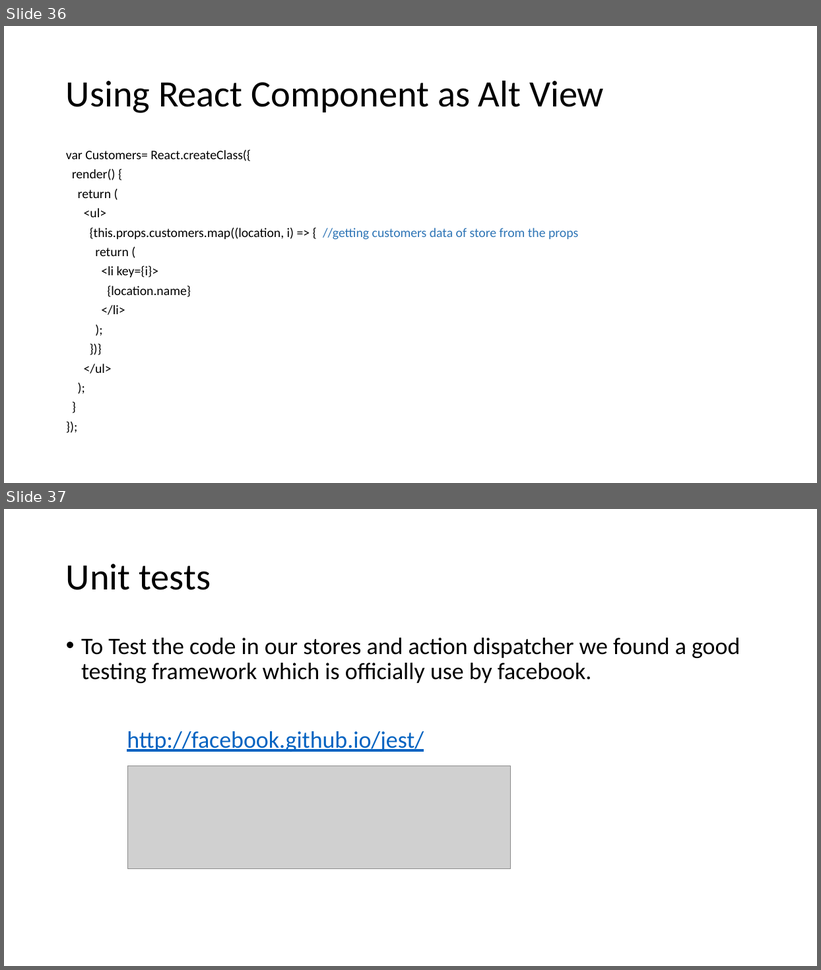
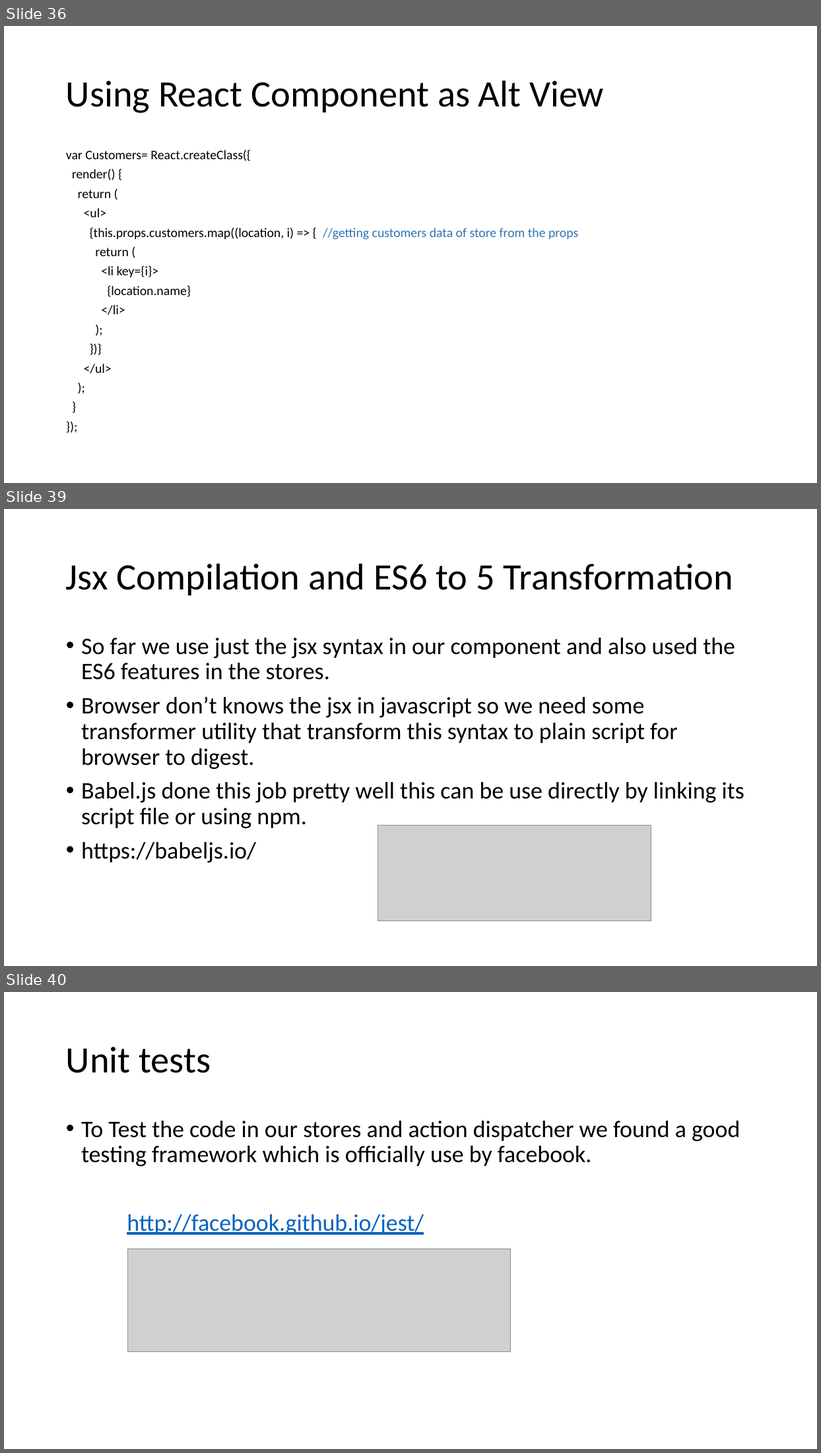
Before and after one commit to awahab29/samplealt, a slide deck: React.pptx. Shown one above the other, each under a label of ours: slides 36 and 37 before the commit, slides 36, 39 and 40 after it; the slides between them are not shown. The pictures are 821x970 and 821x1453 pixels, drawn with LibreOffice and Linux fonts; fonts in the diff are those of the drawing; grey boxes stand for pictures. Boxes give left, top, right and bottom in pixels: in the first picture for what was removed or moved away, otherwise in the second. Text is boxed around its words. In the diff, an @@ line names an element or a change of style, - is before the commit and + after.

Commit message:
babel added

```diff
--- a/React.pptx
+++ b/React.pptx
@@ slide 39 added at bbox=[4, 509, 817, 966], background #FFFFFF @@
@@ title added at bbox=[66, 563, 734, 595], 44 pt, text #000000 @@
+Jsx Compilation and ES6 to 5 Transformation
@@ text added at bbox=[81, 638, 745, 863], 28 pt, text #000000 @@
+• So far we use just the jsx syntax in our component and also used the ES6 features in the stores.
+• Browser don’t knows the jsx in javascript so we need some transformer utility that transform this syntax to plain script for browser to digest.
+• Babel.js done this job pretty well this can be use directly by linking its script file or using npm.
+• https://babeljs.io/
@@ picture added at bbox=[378, 826, 651, 921] @@
@@ what was slide 37 is now slide 40 @@
```
Also in this commit, not shown: 1 slide changed, 2 other slides added.
